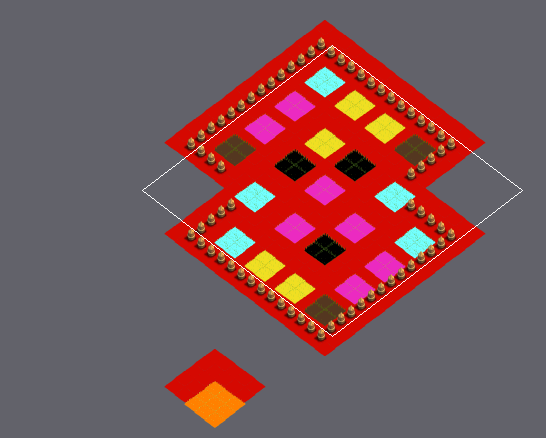
Tiled map, stored at Resources/map_02.tmx. The first picture is a wide view before the edit; the outline marks the close-up.
Close-up. Old version:
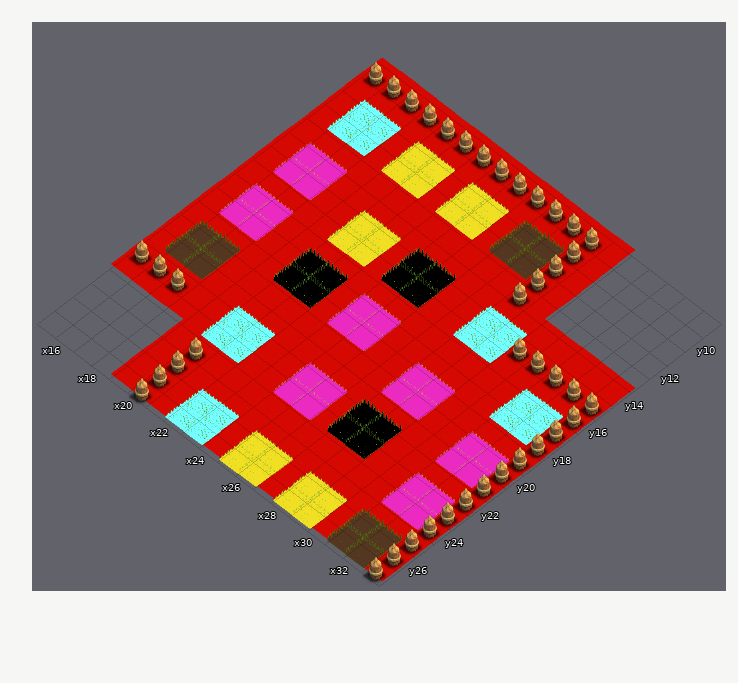
Cells are 55x42 px. Isometric: x runs down to the right, y down to the left. Shown: x 15..33, y 9..27.
After the commit:
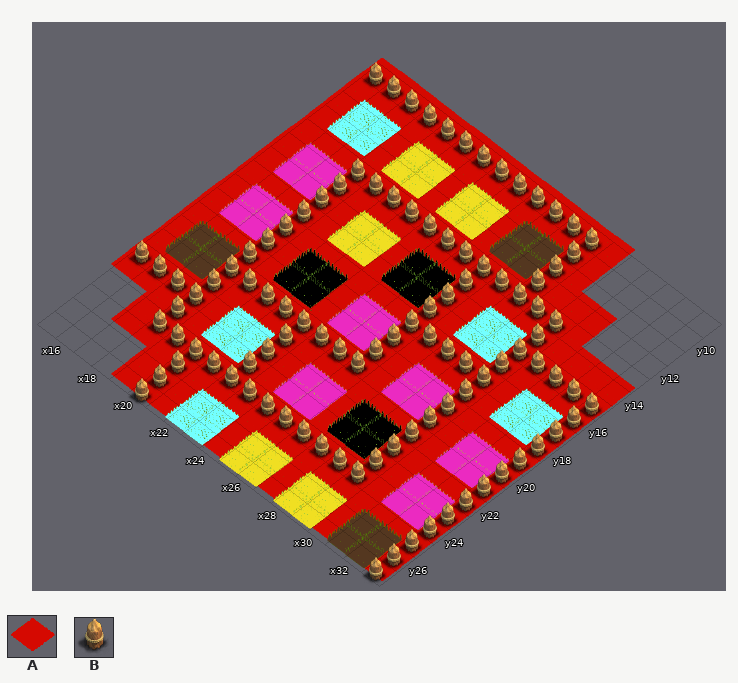
Key: from "tileset": A 7; from "wall_peg": B 0.
_ is an empty cell.
From the commit log: Improved wall attacking pattern
What changed:
Layer "Domain":
There is now tile A in rows 12 to 13 at x 29 to 30; in rows 24 to 25 at x 17 to 18.
Layer "Wall":
There is now tile B in row 13 at x 18 to 26 and 28 to 29; in row 14 at x 18, 25 and 29; in row 15 at x 18 and 25; in row 16 at x 18, 25 and 29; in row 17 at x 18 and 25 to 29; in rows 18 to 19 at x 18, 25 and 29.
There is now tile B in row 20 at x 18 to 25 and 29; in rows 21 to 23 at x 18, 22 and 29; in row 24 at x 18 to 19 and 21 to 29.
Boxes around the changes in both close-ups, in picture pixels (x1, y1, x2, y2):
added: (111, 158, 617, 487)
